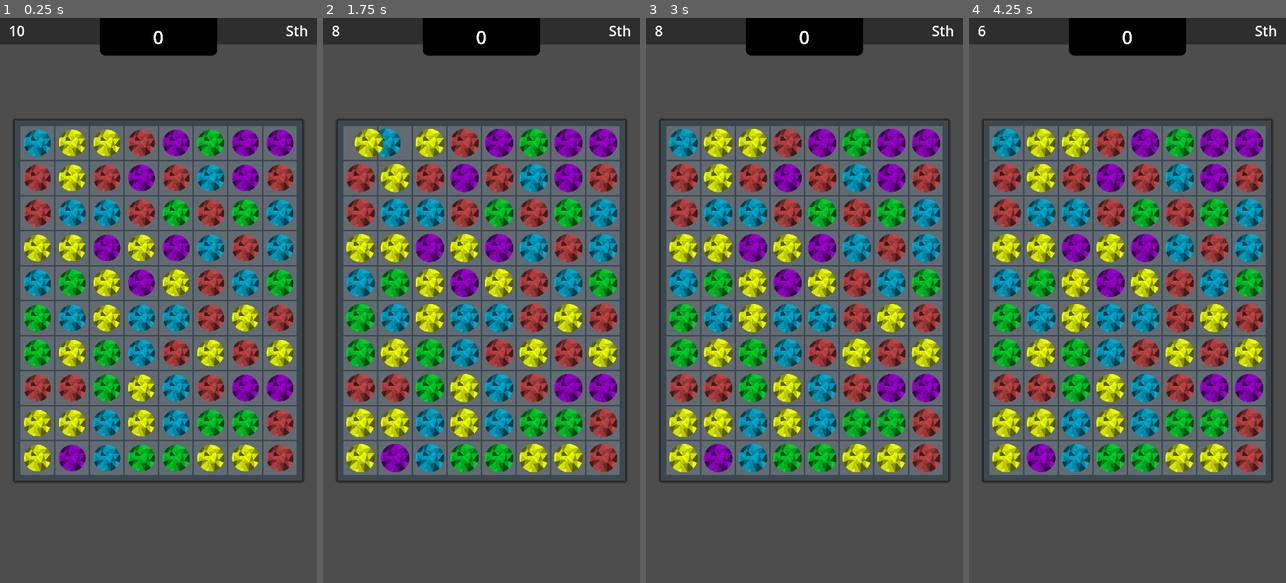
Above: before the commit, frames 1-4 (left to right).
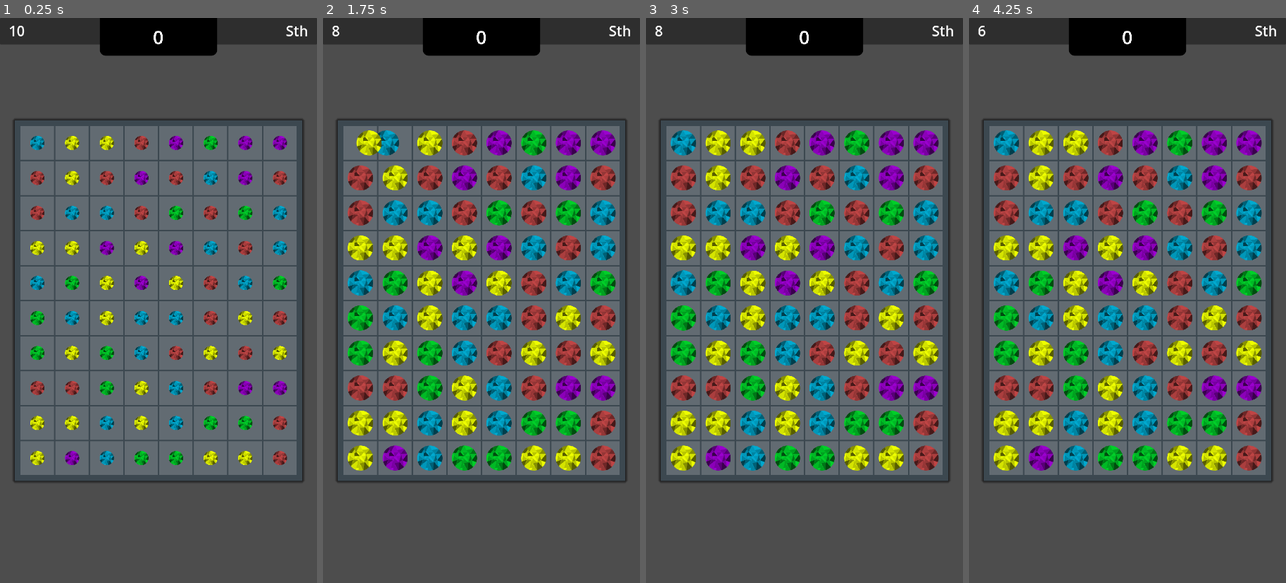
Above: after the commit, the same moments.

Repository: kuma-gee/holo-crush
Game: Godot game, scene res://src/game.tscn
Same seed, same stepped clock (60 frames per second), same inputs: the game is played once before the commit and once after it. The engine's default icon, where the game draws it, is replaced by a stand-in: a white triangle on a blue panel in a dark square.
Inputs (mouse positions are in pixels of both pictures, inside the frame that each line leads up to):
- Up to frame 1 (0.25 s): no input
- Up to frame 2 (1.75 s): tap Enter at 0.5 s; drag from (361, 142) to (513, 176) at 0.52 s; drag from (395, 142) to (465, 413) at 1.27 s
- Up to frame 3 (3 s): move the mouse to (753, 142) at 2.02 s; tap Alt at 2.1 s; click (753, 142) at 2.17 s; tap Space at 2.75 s; drag from (788, 142) to (709, 215) at 2.77 s
- Up to frame 4 (4.25 s): drag from (1146, 142) to (1143, 300) at 3.52 s

The runs differ from the first frame. In frame 1, 22% of the frame differs, in the area x 7-93%, y 19-81%; in frame 2, 11%; in frame 3, 12%; in frame 4, 12%.

Commit message:
await on create

Diff:
--- a/godot/src/grid/grid_ui.gd
+++ b/godot/src/grid/grid_ui.gd
@@ -9,6 +9,7 @@
 signal collapse_finished
 signal fill_finished
 signal refresh_finished
+signal create_finished
 
 const PIECE_MAP := {
 	Piece.Type.BLUE: preload("res://src/piece/basic_blue.tscn"),
@@ -167,7 +168,7 @@
 			var slot = _get_slot(pos)
 
 			if only_changed:
-				if slot.piece.type != type:
+				if slot.piece == null or slot.piece.type != type:
 					logger.debug("Pos %s has a different value: %s, %s" % [pos, slot.piece.type, type])
 					var node = _spawn_piece(type)
 					node.hide()
@@ -196,14 +197,24 @@
 func _create_pieces():
 	logger.debug("Creating initial pieces")
 
+	var called = {}
+	var finished = []
+
 	for x in data.width:
 		for y in data.height:
 			var pos = Vector2i(x, y)
 			var piece = data.get_value(pos.x, pos.y)
 			var slot = _get_slot(pos)
-			slot.piece = _spawn_piece(piece)
-			slot.piece.spawn()
-			slot.capture()
+			slot.replace(_spawn_piece(piece))
+
+			called[pos] = 0
+			slot.replace_done.connect(func():
+				slot.capture()
+				finished.append(pos)
+				if finished.size() >= called.size():
+					create_finished.emit()
+			)
+	await create_finished
 
 func _fill_pieces(fills):
 	logger.debug("Start fill %s" % [fills])
--- a/godot/src/grid/slot.gd
+++ b/godot/src/grid/slot.gd
@@ -115,8 +115,10 @@
 	piece.show()
 	piece.spawn()
 	await piece.spawn_done
+	capture()
 
 	replace_done.emit()
+
 
 func _on_swipe_control_pressed():
 	if piece:
